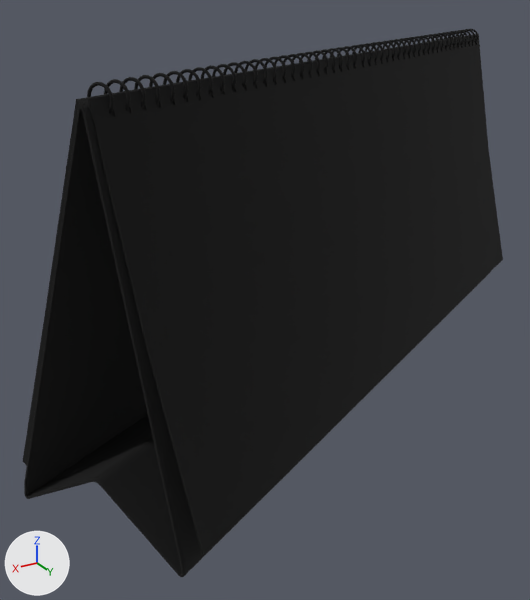
An edit to the glTF model obj/calender.gltf, drawn before and after from the same camera.
One viewpoint serves both versions: a 50 mm lens placed at (61.7, 83.6, 53.8), pointed at (11.0, -0.8, 11.6). Lighting does not change. The marker at lower left points along +X, +Y and +Z.

In view in the first picture: 'arch20_071_04', 'arch20_071_05', 'arch20_071_06', 'arch20_071_07'.
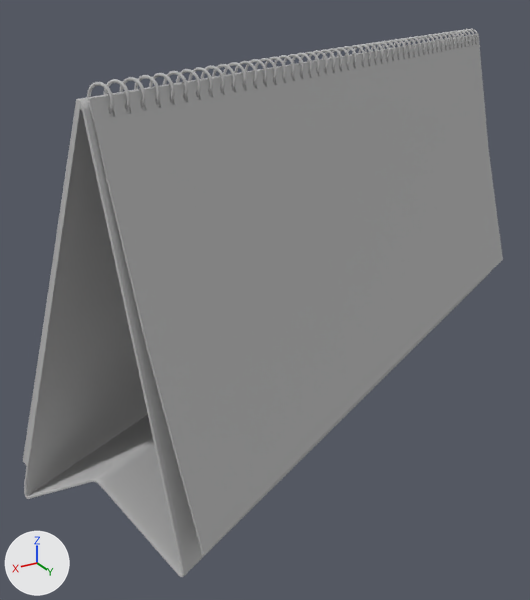
Where the change shows, as pixel boxes [x1, y1, x2, y2] in the pictures (530 x 600 px):
'arch20_071_06', recoloured (black to grey)
    both: [88, 34, 503, 556]
'arch20_071_05', recoloured (black to grey)
    both: [24, 34, 491, 577]
'arch20_071_07', recoloured (black to grey)
    both: [87, 29, 478, 114]
'arch20_071_04', recoloured (black to grey)
    both: [23, 35, 468, 466]

What the commit changed:
Material 'wire_000000000' (mat_wire_000000000) changes colour from black #000000 to grey #bcbcbc; in linear values from (0.0, 0.0, 0.0) to (0.5, 0.5, 0.5).
